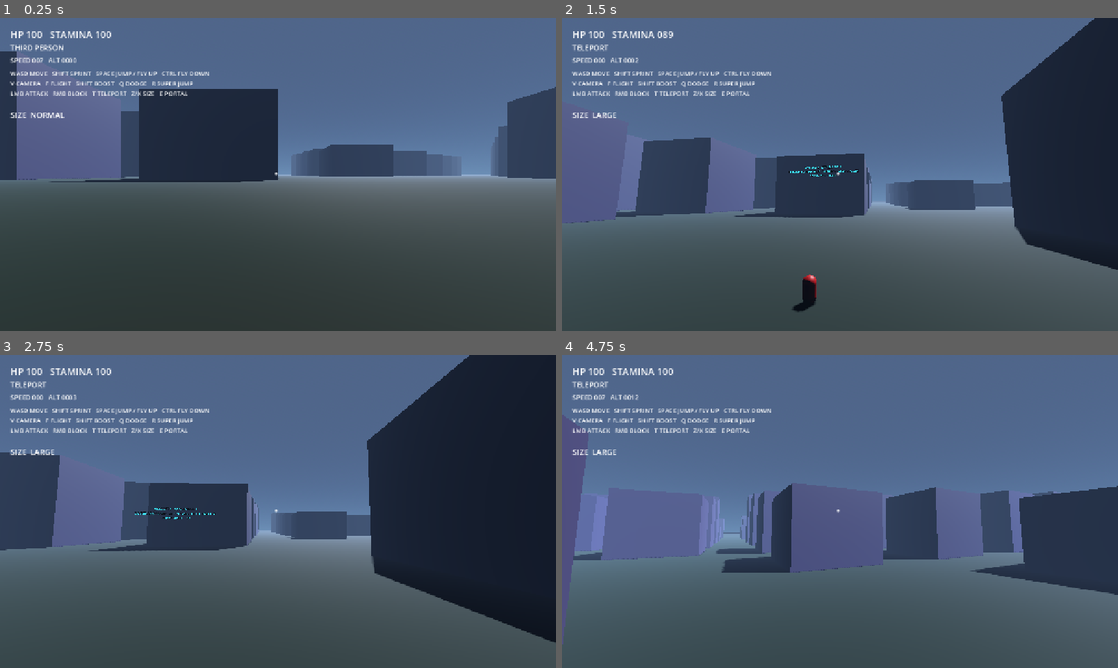
Above: before the commit, frames 1-4 (two rows, left to right).
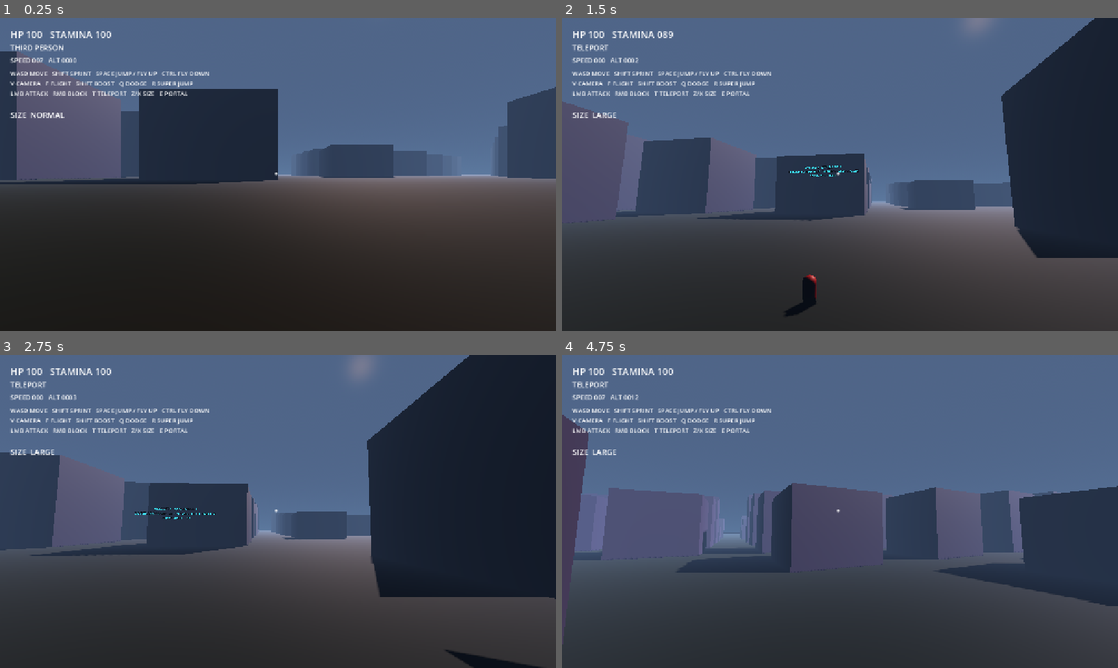
Above: after the commit, the same moments.

Repository: johnhenrystoney25/aeris
Game: Godot game, scene res://scenes/main/main.tscn
The game is run twice, just before and just after one commit, with the same random seed, the same clock (stepped at 60 frames per second) and the same inputs.
Inputs (mouse positions are in pixels of both pictures, inside the frame that each line leads up to):
- Up to frame 1 (0.25 s): no input
- Up to frame 2 (1.5 s): tap Enter at 0.5 s; move the mouse to (867, 174) at 0.52 s; hold X (ability_size_up) from 0.53 s (still down); tap F (ability_flight) at 0.6 s; click (867, 174) at 0.67 s; tap Space (jump) at 0.77 s; move the mouse to (812, 174) at 1.27 s; tap T (ability_teleport) at 1.35 s
- Up to frame 3 (2.75 s): keep holding X (ability_size_up); tap Space (jump) at 1.52 s; move the mouse to (289, 505) at 2.02 s; click (289, 505) at 2.1 s
- Up to frame 4 (4.75 s): keep holding X (ability_size_up); tap Space (jump) at 2.75, 3.02, 3.77, 4.52 s; move the mouse to (834, 517) at 2.77 s; right-click (834, 517) at 2.85 s; click (834, 517) at 2.92 s; move the mouse to (878, 514) at 3.52 s; tap Q (dodge) at 3.6 s; move the mouse to (795, 508) at 4.27 s; tap Shift (flight_boost) at 4.35 s

The runs differ from the first frame. In frame 1, 54% of the frame differs, in the area x 0-100%, y 10-100%; in frame 2, 42%; in frame 3, 38%; in frame 4, 46%.
Error in both runs: Trying to assign value of type 'CPUParticles3D' to a variable of type 'GPUParticles3D'. (res://scripts/player/player.gd:40)

Commit message:
Fix city visual sibling references

Diff:
--- a/scripts/world/city_visuals.gd
+++ b/scripts/world/city_visuals.gd
@@ -6,8 +6,6 @@
 @export var animate_time := true
 
 var _time := 16.5
-@onready var sun: DirectionalLight3D = get_node_or_null("Sun")
-@onready var environment_node: WorldEnvironment = get_node_or_null("WorldEnvironment")
 
 func _ready() -> void:
     _time = start_time
@@ -21,6 +19,8 @@
 
 func _apply_lighting() -> void:
     var daylight := clampf(sin((_time - 6.0) / 24.0 * TAU), 0.0, 1.0)
+    var sun := get_parent().get_node_or_null("Sun") as DirectionalLight3D
+    var environment_node := get_parent().get_node_or_null("WorldEnvironment") as WorldEnvironment
     if sun:
         var angle := (_time - 6.0) / 24.0 * TAU
         sun.rotation_degrees = Vector3(-18.0 - daylight * 54.0, -35.0 + sin(angle) * 20.0, 0.0)
